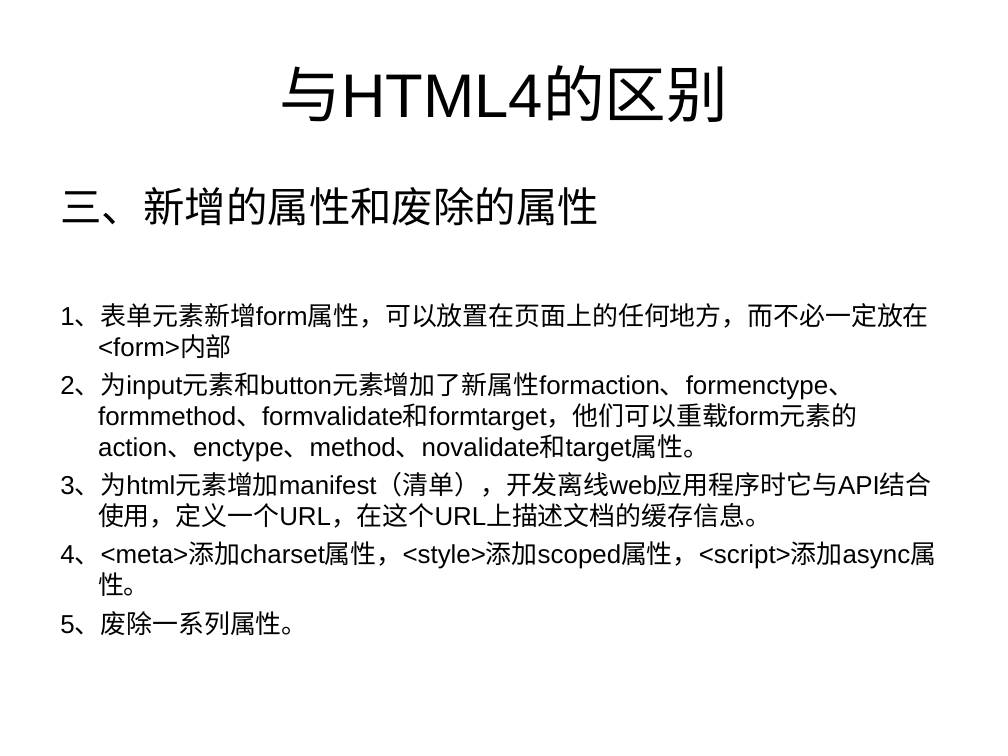
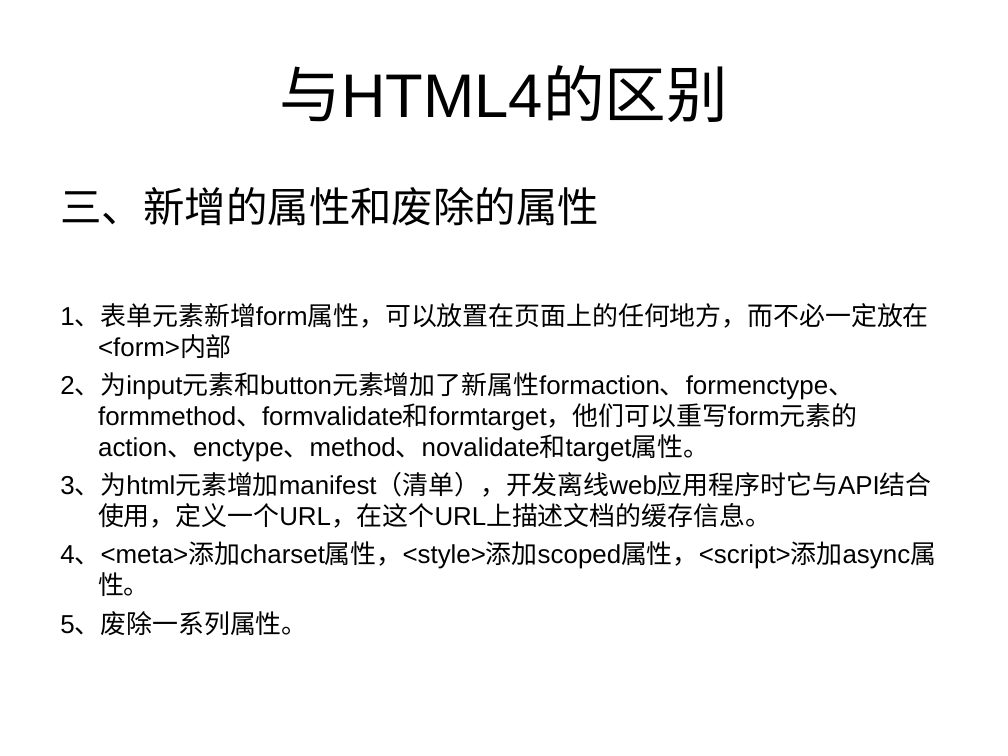
Before and after one commit to testuser2213/tom-wang-manual, a slide deck: slide 5 of manual/html5/share/关于HTML5的分享.ppt. Drawn at 1008x756 pixels with LibreOffice and Linux fonts; fonts in the diff are those of the drawing. Boxes give left, top, right and bottom in pixels: in the first picture for what was removed or moved away, otherwise in the second. Text is boxed around its words. In the diff, an @@ line names an element or a change of style, - is before the commit and + after.

```diff
--- a/manual/html5/share/关于HTML5的分享.ppt
+++ b/manual/html5/share/关于HTML5的分享.ppt
@@ text at (60,373,857,462): text changed @@
-2、为input元素和button元素增加了新属性formaction、formenctype、formmethod、formvalidate和formtarget，他们可以重载form元素的action、enctype、method、novalidate和target属性。
+2、为input元素和button元素增加了新属性formaction、formenctype、formmethod、formvalidate和formtarget，他们可以重写form元素的action、enctype、method、novalidate和target属性。
```
Also in this commit, not shown: 1 other slide changed, 1 other file.
